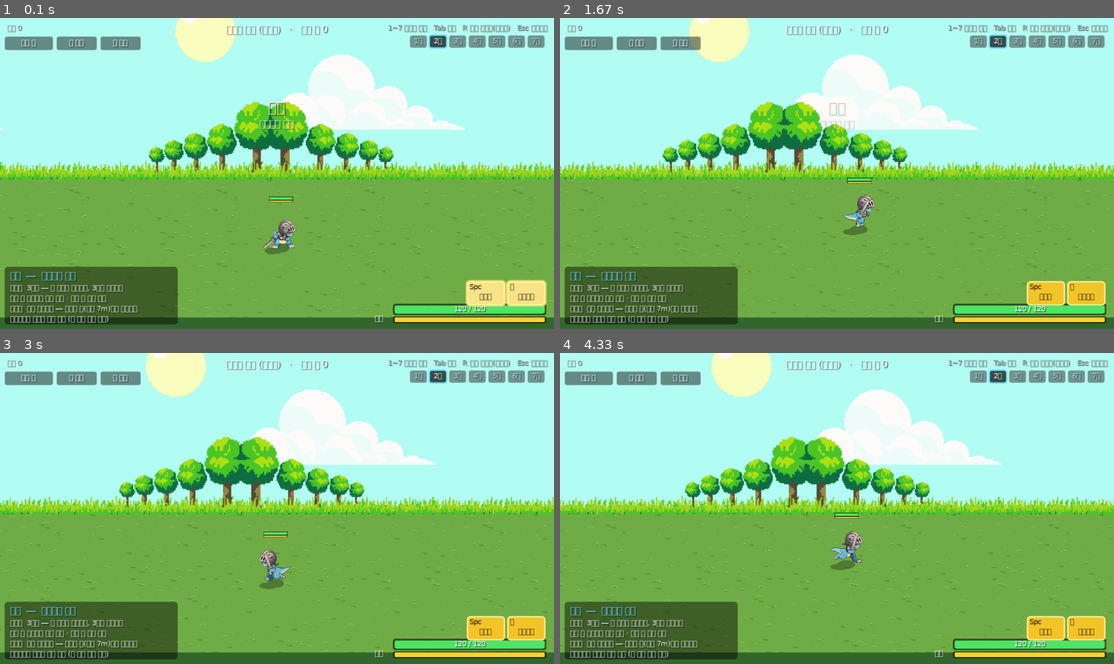
Above: before the commit, frames 1-4 (two rows, left to right).
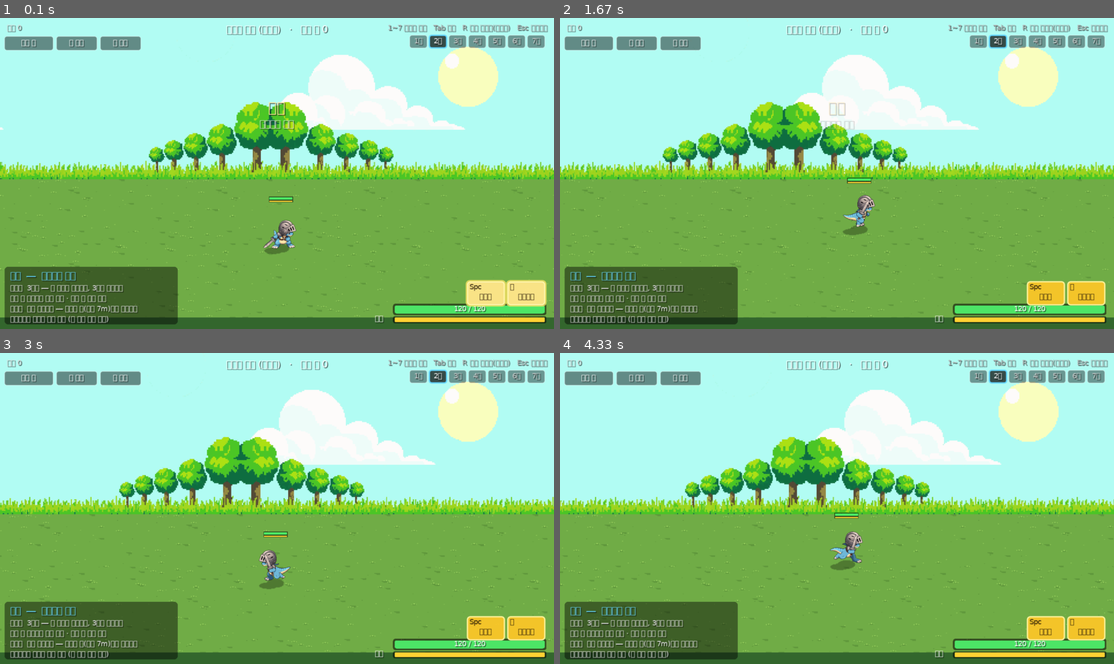
Above: after the commit, the same moments.

Repository: kaino0404-collab/quarterview-action-game
Game: LÖVE game, started from main.lua
Two runs of this game, one before a commit and one after it. Both use one fixed random seed, a clock stepped at 60 frames per second and the inputs below.
Inputs (mouse positions are in pixels of both pictures, inside the frame that each line leads up to):
- Up to frame 1 (0.1 s): no input
- Up to frame 2 (1.67 s): hold Right 0.33-0.8 s; move the mouse to (814, 185) at 0.37 s; hold Up 0.83-1.3 s; move the mouse to (842, 195) at 0.87 s; hold Right from 1.33 s (still down); move the mouse to (704, 176) at 1.37 s
- Up to frame 3 (3 s): release Right at 1.8 s; hold Left 1.83-2.37 s; move the mouse to (332, 576) at 1.87 s; hold Down 2.4-2.87 s; move the mouse to (105, 580) at 2.43 s; hold Left from 2.9 s (still down); move the mouse to (481, 617) at 2.93 s
- Up to frame 4 (4.33 s): release Left at 3.37 s; hold Up 3.4-3.87 s; move the mouse to (903, 536) at 3.43 s; hold Right from 3.9 s (still down); move the mouse to (848, 402) at 3.93 s

The runs differ from the first frame. In frame 1, 2.9% of the frame differs, in the area x 31-90%, y 0-29%; in frame 2, 2.9%; in frame 3, 2.9%, in the area x 26-90%, y 0-29%; in frame 4, 2.9%.

Commit message:
해 하나로: 뒷배경에서 해를 오려 화면 오른쪽 위에 한 번만
- bg/backdrop.png 에서 해를 하늘색으로 지우고 bg/sun.png (52x52) 로 따로
- 뒷배경 위에 화면 오른쪽 위 고정으로 한 번만 그림 (반복돼서 둘 보이던 것 고침)

Co-Authored-By: Claude Opus 5.5 <noreply@anthropic.com>

Diff:
--- a/main.lua
+++ b/main.lua
@@ -2272,6 +2272,8 @@
   end
   local okB, bimg = pcall(lg.newImage, "bg/backdrop.png")
   if okB then bimg:setFilter("nearest", "nearest"); BACK.img = bimg; print("뒷배경 읽음: bg/backdrop.png") end
+  local okS, simg = pcall(lg.newImage, "bg/sun.png")
+  if okS then simg:setFilter("nearest", "nearest"); BACK.sun = simg end
   bgQuad = lg.newQuad(0, 0, 1, 1, 1, 1)
 end
 -- 질감 하나를 화면 사각형(sx, sy 위치)에 그린다. u, v = 그림 위 좌표(미터), w, h = 크기(미터), ppx, ppy = 1미터당 화면 픽셀
@@ -2379,8 +2381,10 @@
     lg.setColor(BACK.sky)
     lg.rectangle("fill", (cam.x - 40) * S, by - ih * sc - 2000, 80 * S, 2000 + 2)
     lg.setColor(1, 1, 1)
+    -- 해는 뒷배경에서 오려 내 한 번만, 화면 오른쪽 위에 고정 (아주 멀리 있는 것처럼 카메라를 따라감) — 유저 "해 하나로"
     local left = floor(((cam.x - 20) * S) / (iw * sc)) * iw * sc
     for xx = left, (cam.x + 20) * S, iw * sc do lg.draw(BACK.img, xx, by - ih * sc, 0, sc, sc) end
+    if BACK.sun then lg.draw(BACK.sun, cam.x * S + W / 2 - 200, by - ih * sc + 110, 0, sc, sc) end   -- (뒷배경 위에 그려야 보임)
   end
   if bgtex.floor then
     -- 질감 바닥: 얼룩·격자 없이 그림 그대로
Binary file changed: bg/backdrop.png
Binary file added: bg/sun.png
Not shown, changed: 작업기록.md
